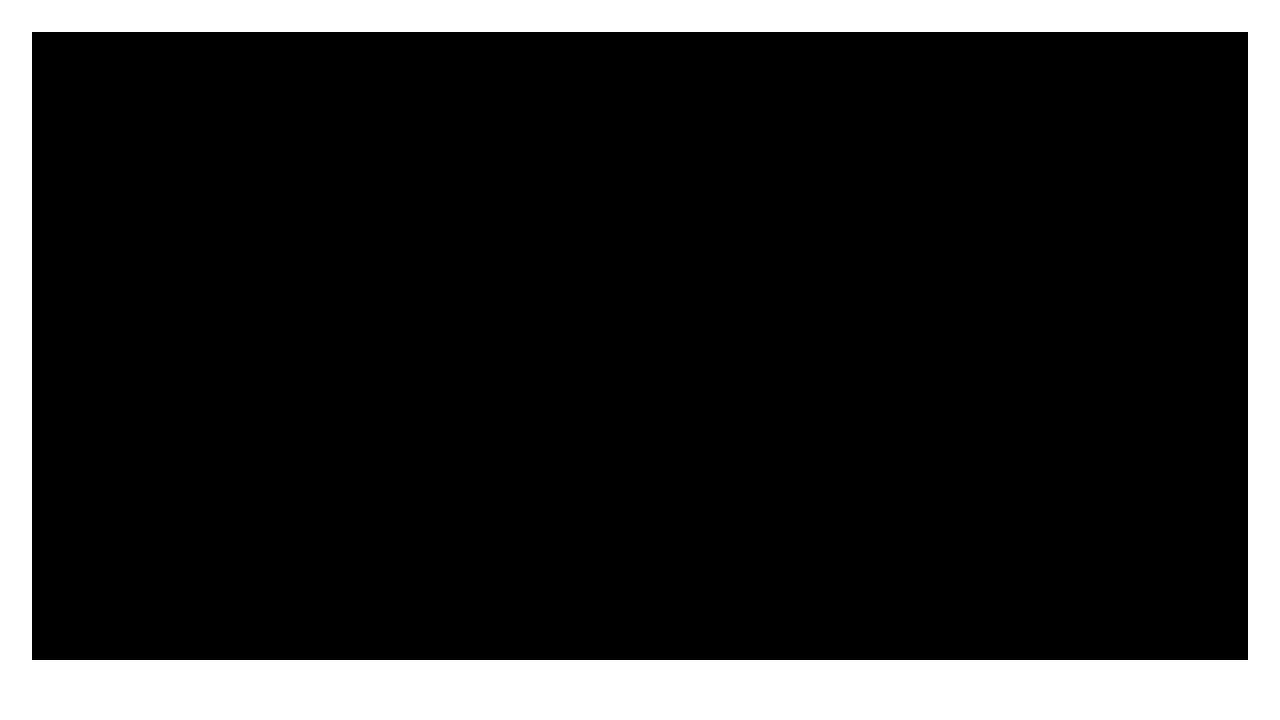
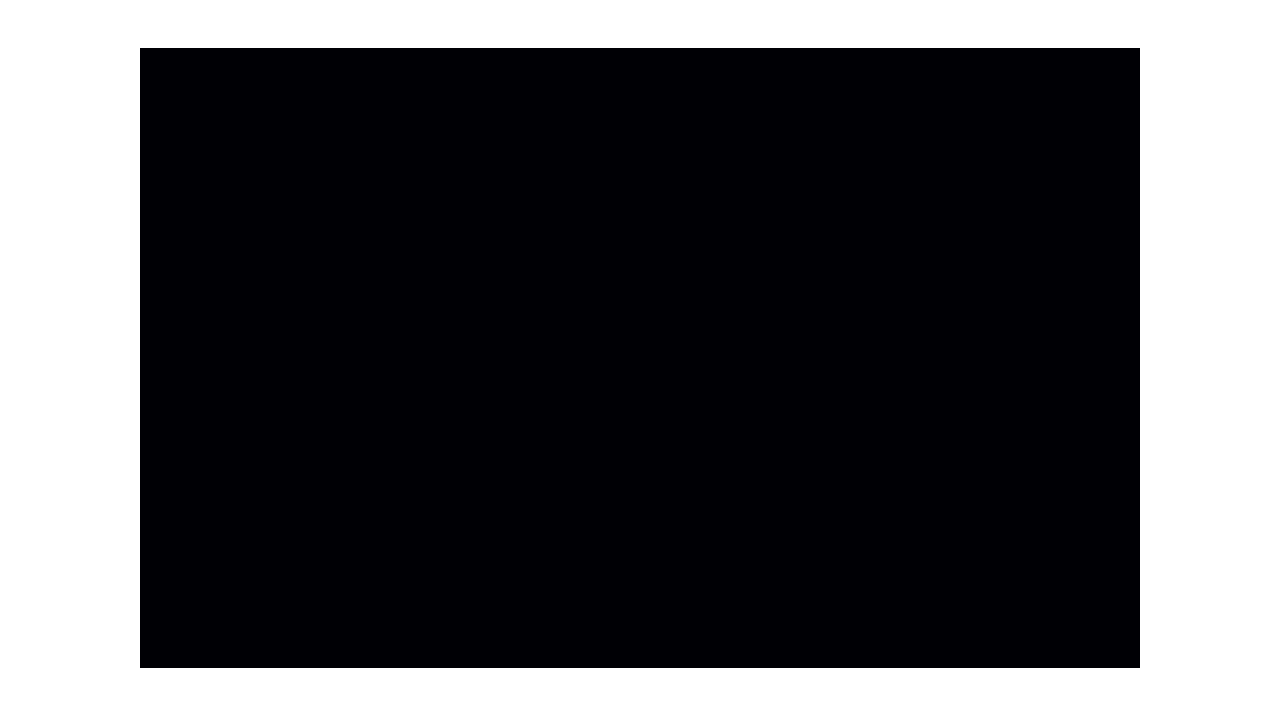
Layer changes from the first 1280px x 720px image to the second:
added layer "Pasted Layer" above "Screen" over (x1=140, y1=660, x2=1140, y2=668)
renamed "Pasted Layer" to "Screen", painted on it over (x1=32, y1=32, x2=1248, y2=660)
